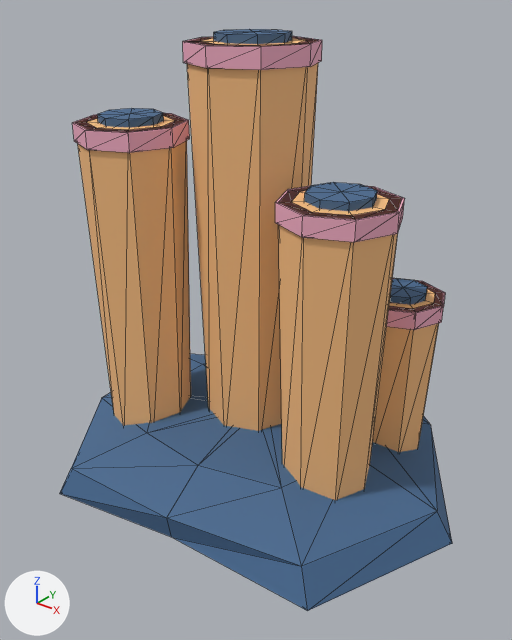
An edit to the glTF model Assets/ModelFactory/Models/DL-006/parts/tubular_coral.glb, drawn before and after from the same camera.
One viewpoint serves both versions: a 50 mm lens placed at (1.44, -1.79, 1.73), pointed at (0.05, -0.04, 0.64). The lights are fixed; the arrows at lower left show +X, +Y and +Z. The picture after the commit comes second. Mesh edges are drawn as thin lines. Where no turn or scale is listed for an object, it has been applied to the vertices. Vertices at exactly the same position are counted once.

Names of what the first picture shows: 'DL006_TubularCoral_coral_orange', 'DL006_TubularCoral_coral_pink', 'DL006_TubularCoral_shadow_blue'.
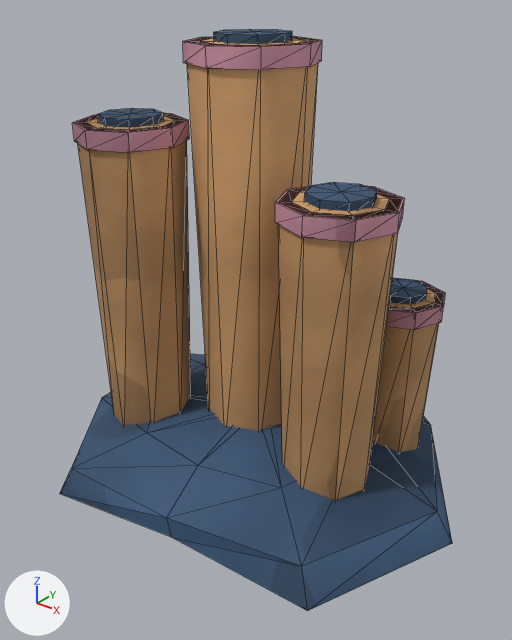
Boxes [x1, y1, x2, y2] around the edits, measured in the pictures (512 x 640 px):
'DL006_TubularCoral_coral_orange', surface changed, recoloured (darker): [77, 37, 443, 500] in both
'DL006_TubularCoral_shadow_blue', surface changed, recoloured: [60, 29, 452, 611] in both
'DL006_TubularCoral_coral_pink', surface changed: [72, 36, 445, 330] in both

Edits to the bpy script that builds the scene:
```text
Add img_detail_organic:
    img_detail_organic = load_image('detail_organic', '_unpacked/detail_organic', 256, 256, 'sRGB')
Change mat_coral_pink:
    remove # nodes: BsdfPrincipled, OutputMaterial
    remove # colours: pink #f3adc4
    nodes: BsdfPrincipled, Mix x2, OutputMaterial, TexImage, VertexColor
    colours: pink #f3adc4, mixed with the vertex colours
    uses the picture img_detail_organic
Change mat_coral_orange:
    remove # nodes: BsdfPrincipled, OutputMaterial
    remove # colours: beige #f9bf81
    nodes: BsdfPrincipled, Mix x2, OutputMaterial, TexImage, VertexColor
    colours: beige #f9bf81, mixed with the vertex colours
    uses the picture img_detail_organic
Change mat_shadow_blue:
    remove # nodes: BsdfPrincipled, OutputMaterial
    remove # colours: blue #456990
    nodes: BsdfPrincipled, Mix x2, OutputMaterial, TexImage, VertexColor
    colours: blue #456990, mixed with the vertex colours
    uses the picture img_detail_organic
Change me_dl006_tubularcoral_coral_orange:
    where me_dl006_tubularcoral_coral_orange.from_pydata(...)  # 108 vertices, 192 faces; spans x -0.53..0.594, y -0.38..0.556, z 0.15..1.55
    used by ob_dl006_tubularcoral_coral_orange; location = (0.0, 0.0, 0.0)
    me_dl006_tubularcoral_coral_orange part 1: texture (UV) coordinates changed
    me_dl006_tubularcoral_coral_orange part 2: vertex colours changed
Change me_dl006_tubularcoral_shadow_blue:
    where me_dl006_tubularcoral_shadow_blue.from_pydata(...)  # 164 vertices, 300 faces; spans x -0.67..0.84, y -0.65..0.76, z -0.06..1.58
    used by ob_dl006_tubularcoral_shadow_blue; location = (0.0, 0.0, 0.0)
    me_dl006_tubularcoral_shadow_blue part 3: vertex colours changed
```
